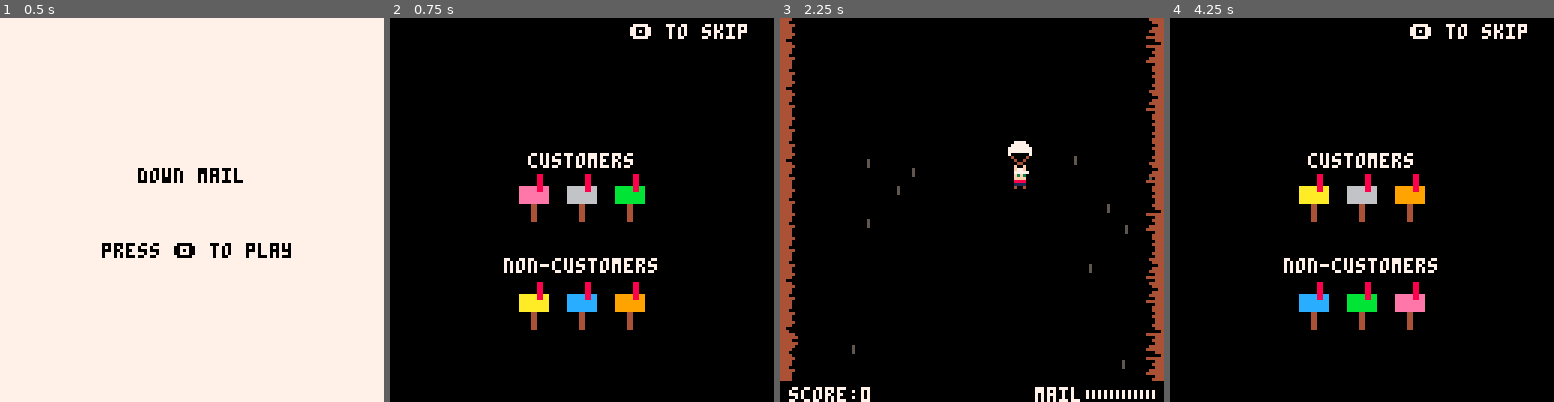
Above: before the commit, frames 1-4 (left to right).
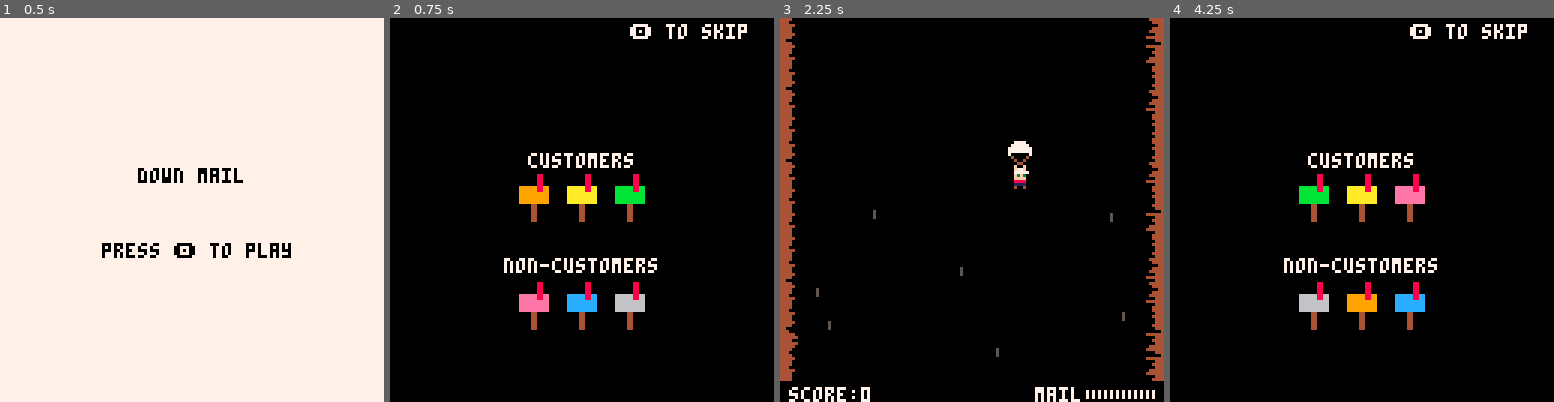
Above: after the commit, the same moments.

Repository: sugarvoid/down-mail
Game: PICO-8 cartridge down_mail.p8
The game is run twice, just before and just after one commit, with the same random seed, the same clock (stepped at 60 frames per second) and the same inputs.
Inputs:
- Up to frame 1 (0.5 s): tap X (X key) at 0.33 s
- Up to frame 2 (0.75 s): tap O (Z key) at 0.7 s
- Up to frame 3 (2.25 s): tap X (X key) at 1.07, 1.85 s; hold Right 1.6-2.1 s; tap O (Z key) at 1.7, 2.1 s; hold Up from 2.15 s (still down)
- Up to frame 4 (4.25 s): release Up at 2.42 s; hold Right 2.47-3.03 s; tap O (Z key) every 0.4 s from 2.5 to 4.1 s; tap X (X key) at 2.97, 4.08 s; hold Left 3.08-3.58 s; hold Down 3.63-3.97 s; hold Right from 4.02 s (still down)

Frame 1 is identical in both runs. In frame 2, 1.4% of the frame differs, in the area x 33-67%, y 43-77%; in frame 3, 0.3%; in frame 4, 2.1%.

Commit message:
Clean up code

Diff:
--- a/down_mail.p8
+++ b/down_mail.p8
@@ -87,12 +87,12 @@
 73333333333333333333333333333337711111111111111111111111111111177111111111111111111111111111111771111111111eeeeeeeee111111333117
 73333333333333333333333333333337711111111111111111111111111111177111111111111111111111111111111771111111111eeeeeeeee111111131117
 77777777777777777777777777777777777777777777777777777777777777777777777777777777777777777777777777777777777777777777777777777777
-00007000000070000000700000007000000070000000000000000000000000000000000000000000000000000000000000077000000070000000000000000000
-00007000000070000000700000007000000070000000000000000000000000000000000000000000000000000000000000700700000707000000000000000000
-70707000707070007070700070707000707070000000000000000000000000000000000000000000000000000000000000700700000707000070707000000000
-77777000777770007777700077777000777770000000000000000000000000000000000000000000000000000000000000700700000707000077777000000000
-77707000777070007770700077707000777070000000000000000000000000000000000000000000000000000000000000700700000707000070707000000000
-7077790c7077790c7077790c7077790c7077790c0000000000000000000000000000000000000000000000000000000000700700000070000077777000000000
+00007000000070000000700000007000000070000000000000000000000000000000000000000000000000000000000000077000000000000000000000000000
+00007000000070000000700000007000000070000000000000000000000000000000000000000000000000000000000000700700000000000000000000000000
+70707000707070007070700070707000707070000000000000000000000000000000000000000000000000000000000000700700000000000070707000000000
+77777000777770007777700077777000777770000000000000000000000000000000000000000000000000000000000000700700000000000077777000000000
+77707000777070007770700077707000777070000000000000000000000000000000000000000000000000000000000000700700000000000070707000000000
+7077790c7077790c7077790c7077790c7077790c0000000000000000000000000000000000000000000000000000000000700700000000000077777000000000
 077799cc077799cc077799cc077799cc077799cc0000000000000000000000000000000000000000000000000000000000700700000000000007770000000000
 009999c0009999c0009999c0009999c0009999c00000000000000000000000000000000000000000000000000000000000700700000000000000000000000000
 00889900008899000088990000889900008899000000000000000000000000000000000000000000000000000000000000000000000000000000000000000000
--- a/src/dog.lua
+++ b/src/dog.lua
@@ -4,7 +4,6 @@
 
 function spawn_dog(x,y)
     local _d=setmetatable({},dog)
-
     _d.x=x
     _d.y=y
     _d.timer=150
--- a/src/letter.lua
+++ b/src/letter.lua
@@ -7,8 +7,8 @@
         self.score_mul+=0.2
         self.x+=self.speed*self.dir
         self.t=(self.t+1)%5
-        turn=self.t==0
-        if turn then
+        rotate=self.t==0
+        if rotate then
             self.img+=1
         end
         if self.img==35 then
@@ -17,7 +17,6 @@
 
         for mb in all(mailboxes) do
             if is_colliding(self,mb) and not mb.damaged and mb.empty  then
-                --if mb.customer then
                     if self.x < mb.x then
                         if mb.facing_l then
                             mb:on_good_letter(self.score_mul)
@@ -31,11 +30,6 @@
                             explode(self.x, self.y, 2, 2, 7)
                         end
                     end
-
-                --else
-                    --sfx(5)
-                    --deliveries[2] += 1
-                --end
                 deliveries_left -= 1
                 del(letters,self)
             end
--- a/src/mailbox.lua
+++ b/src/mailbox.lua
@@ -78,9 +78,9 @@
     spr(37, self.x, self.y + 8)
 end
 
-function mailbox:in_range(x_val)
-    return x_val >= self.x - 10 and x_val <= self.x + 10
-end
+-- function mailbox:in_range(x_val)
+--     return x_val >= self.x - 10 and x_val <= self.x + 10
+-- end
 
 function is_customer(col)
     for v in all(customers) do
--- a/src/main.lua
+++ b/src/main.lua
@@ -220,7 +220,7 @@
     end
     p1:update()
     update_letters()
-    update_rings()
+    --update_rings()
     spawner:update()
 end
 
@@ -469,3 +469,9 @@
         game_over_x=-30
     end
 end
+
+function in_range(x_val)
+    if x_val>=1 and x_val<=20 then
+        print 'it is!'
+    end
+end
--- a/src/particle.lua
+++ b/src/particle.lua
@@ -1,22 +1,5 @@
 
 all_particles={}
-
--- function add_particle(x,y,life,dx,dy,grav,grow,shrink,r, c)
---     local _p={
---         x=x,
---         y=y,
---         timer=0,
---         life=life,
---         dx=dx,
---         dy=dy,
---         grav=grav,
---         shrink=shrink,
---         grow=grow,
---         r=r,
---         c=c,
---     }
---     add(all_particles,_p)
--- end
 
 function update_particles()
     for p in all(all_particles) do
--- a/src/ring.lua
+++ b/src/ring.lua
@@ -8,17 +8,31 @@
     _r.x = randi_rang(20, 100)
     _r.y = randi_rang(40, 60)
     _r.img = 141
-    _r.life= randsec_rang(3, 5)
-    _r.size = 0
-    _r.w=8
+    _r.life = randsec_rang(3, 5)
+    _r.w = 8
     _r.value = 10
     _r.color = 11
-    _r.speed = rnd({ 1, 2})
+    _r.speed = rnd({ 1, 2 })
     return _r
 end
 
+function spawn_ring()
+    local _r = setmetatable({}, ring)
+    _r.x = randi_rang(20, 100)
+    _r.y = randi_rang(40, 60)
+    _r.img = 141
+    _r.life = randsec_rang(3, 5)
+    _r.w = 8
+    _r.value = 10
+    _r.color = rnd({ 11, 10, 12 })
+    _r.speed = rnd({ 1, 2 })
+    _r.h = 16
+    add(rings, _r)
+    reset_ring_timer()
+end
+
 function ring:update()
-    self.life-=1
+    self.life -= 1
 
     if self.life <= 0 then
         del(rings, self)
@@ -43,25 +57,12 @@
 
 function ring:draw()
     pal(7, self.color)
-    if self.size == 1 then
-        spr(self.img, self.x, self.y)
-        self.h = 8
-    else
-        spr(140, self.x, self.y, 1, 1, false, false)
-        spr(140, self.x, self.y+8, 1, 1, false, true)
-        self.h = 16
-    end
+
+    spr(140, self.x, self.y, 1, 1, false, false)
+    spr(140, self.x, self.y + 8, 1, 1, false, true)
+    self.h = 16
+
     pal()
-    draw_hitbox(self)
-end
-
-function spawn_ring(size)
-    new_ring = ring:new()
-    new_ring.size = size
-    new_ring.h = 8 * size
-    --new_ring.x = rnd(avil_yx)
-    add(rings, new_ring)
-    reset_ring_timer()
 end
 
 function reset_ring_timer()
@@ -71,12 +72,11 @@
 function draw_rings()
     for r in all(rings) do
         r:draw()
-
     end
 end
 
-function update_rings()
-    for r in all(rings) do
-        r:update()
-    end
-end
+-- function update_rings()
+--     for r in all(rings) do
+--         r:update()
+--     end
+-- end
--- a/src/rock.lua
+++ b/src/rock.lua
@@ -4,7 +4,18 @@
 rock={}
 rock.__index=rock
 
-function rock:new(lane)
+-- function rock:new(lane)
+--     local _r=setmetatable({},rock)
+--     _r.x=lanes[lane][1]
+--     _r.y=-40
+--     _r.img=rnd({26,27})
+--     _r.speed=rnd({2,3,4})
+--     _r.danger_time=20
+--     _r.lane=lane
+--     return _r
+-- end
+
+function spawn_rock(lane)
     local _r=setmetatable({},rock)
     _r.x=lanes[lane][1]
     _r.y=-40
@@ -12,7 +23,8 @@
     _r.speed=rnd({2,3,4})
     _r.danger_time=20
     _r.lane=lane
-    return _r
+    update_lane(lane, true)
+    add(objects.front,_r)
 end
 
 function rock:update()
@@ -28,8 +40,6 @@
         del(objects.front, self)
         p1:take_damage()
     end
-    if self.x<=5 then
-    end
 end
 
 function rock:draw()
@@ -39,33 +49,12 @@
     end
 end
 
-function rock:in_range()
-    return x_val>=self.x-10 and x_val<=self.x+10
-end
+-- function rock:in_range()
+--     return x_val>=self.x-10 and x_val<=self.x+10
+-- end
 
-function spawn_rock(lane)
-    --get random x
-    -- make sure there isn't already a mailbox with that x
 
-    --spawn rock higher than 0,
-    -- show indicator
-    -- hide indicator
 
-    new_rock=rock:new(lane)
-    update_lane(lane, true)
-    --new_rock.x=rnd(avil_yx)
-    --flr(rnd(108))+10
-
-    add(objects.front,new_rock)
-    reset_rock_timer()
-end
-
-function reset_rock_timer()
-    next_rock=70+rnd(10)
-end
-
-function in_range(x_val)
-    if x_val>=1 and x_val<=20 then
-        print 'it is!'
-    end
-end
+-- function reset_rock_timer()
+--     next_rock=70+rnd(10)
+-- end
--- a/src/spawner.lua
+++ b/src/spawner.lua
@@ -1,8 +1,7 @@
-local avil_yx = { 7, 16, 25, 34, 43, 52, 61, 70, 79, 88, 97, 106, 113 }
+--local avil_yx = { 7, 16, 25, 34, 43, 52, 61, 70, 79, 88, 97, 106, 113 }
 
 
 lanes = {
-    { 7,   false },
     { 16,  false },
     { 25,  false },
     { 34,  false },
@@ -14,18 +13,15 @@
     { 88,  false },
     { 97,  false },
     { 106, false },
-    { 113, false }
 }
-
 
 
 spawner = {
     rock_1 = randsec_rang(3, 10),
     rock_2 = randsec_rang(3, 10),
-    pool = randsec_rang(3, 10),
     mail_box = 140,
     demon = 140,
-    ring = 30, --randsec_rang(3, 5),
+    ring = 30,
 
     update = function(self)
         if g_state == gamestates.game then
@@ -33,7 +29,6 @@
             self.rock_2 -= 1
             self.mail_box -= 1
             self.demon -= 1
-
 
             if self.rock_1 <= 0 then
                 local lane = get_available_lane()
@@ -59,8 +54,6 @@
             end
 
 
-
-
             -- update objects
             for mb in all(mailboxes) do
                 mb:update()
@@ -72,15 +65,20 @@
             self.ring -= 1
 
             if self.ring <= 0 then
-                spawn_ring(2)
+                spawn_ring()
                 self.ring = 60
                 --self.ring = randsec_rang(2, 4)
+            end
+
+            for r in all(rings) do
+                r:update()
             end
         end
     end,
     reset = function()
         mailboxes = {}
         rocks = {}
+        rings={}
         objects.front = {}
         objects.back = {}
         all_particles = {}
Not shown, changed: readme.md
